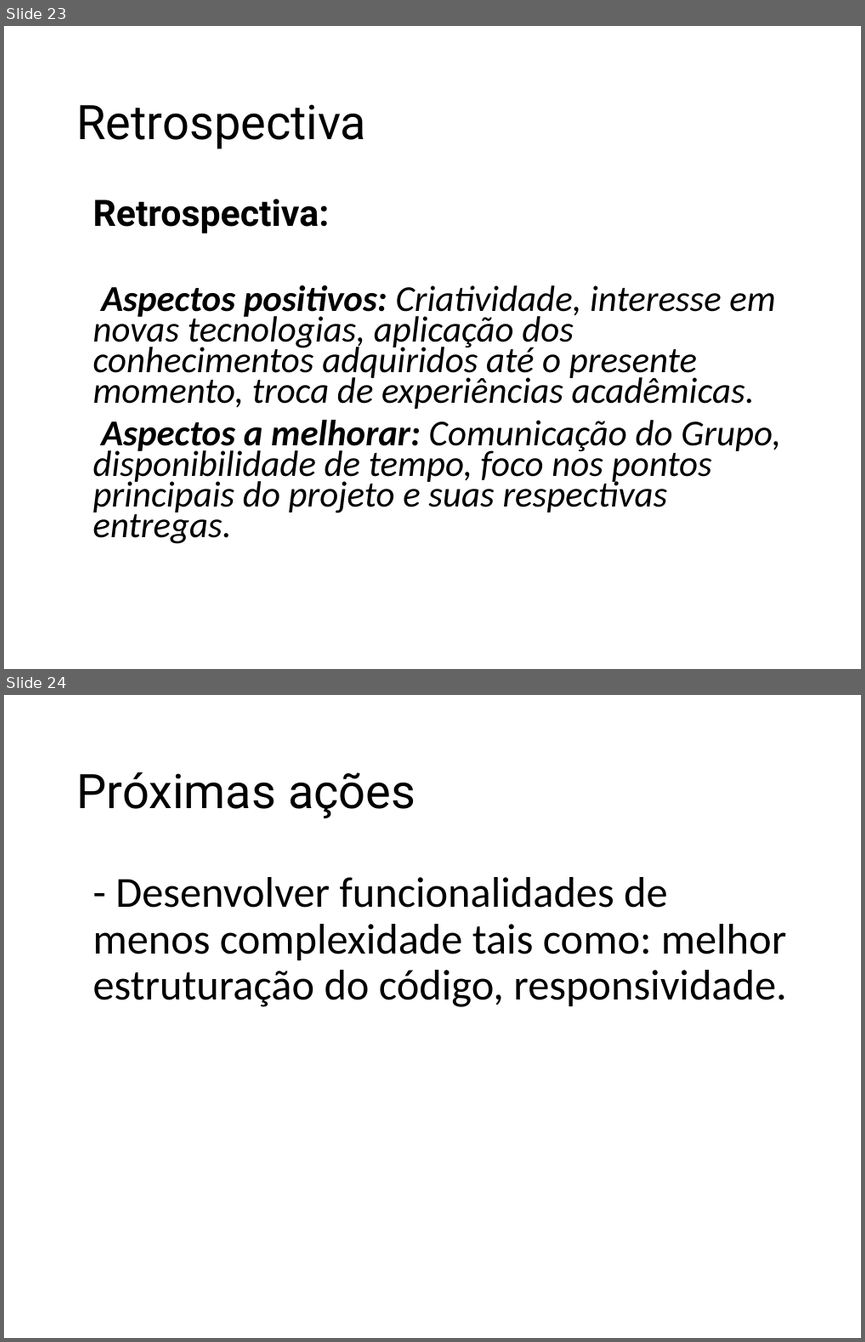
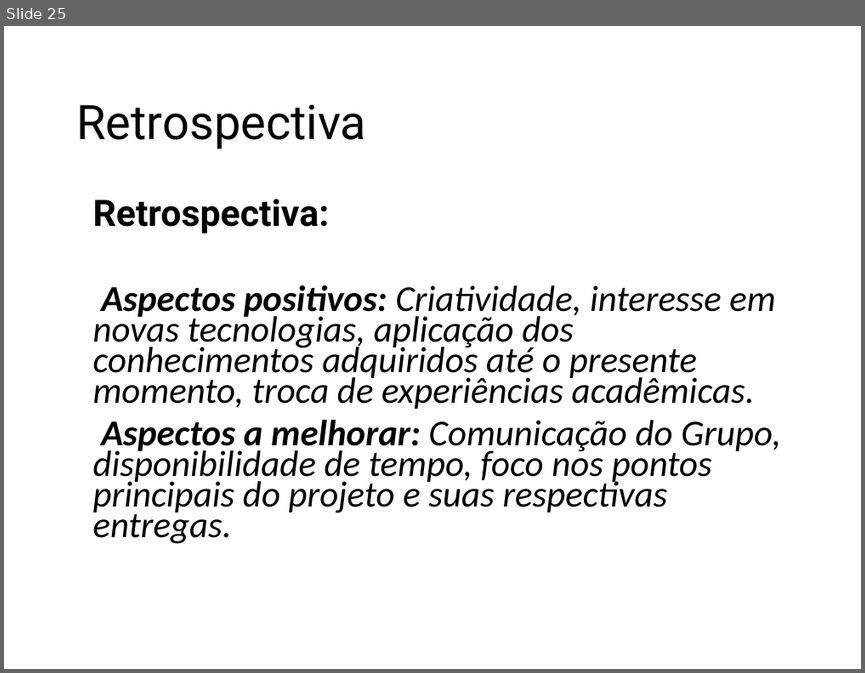
Before and after one commit to LeonDias1989/Kcal-Control, a slide deck: Kcal Control.pptx. Shown one above the other, each under a label of ours: slides 23 and 24 before the commit, slide 25 after it. The pictures are 865x1342 and 865x673 pixels, drawn with LibreOffice and Linux fonts; fonts in the diff are those of the drawing. Boxes give left, top, right and bottom in pixels: in the first picture for what was removed or moved away, otherwise in the second. Text is boxed around its words. In the diff, an @@ line names an element or a change of style, - is before the commit and + after.

```diff
--- a/Kcal Control.pptx
+++ b/Kcal Control.pptx
@@ slide 24 removed at bbox=[4, 695, 861, 1338], background #FFFFFF @@
@@ title removed at bbox=[76, 772, 415, 818] @@
-Próximas ações
@@ text removed at bbox=[93, 877, 787, 1007] @@
-- Desenvolver funcionalidades de menos complexidade tais como: melhor estruturação do código, responsividade.
@@ what was slide 23 is now slide 25 @@
```
Also in this commit, not shown: 1 slide changed, 2 slides added, 1 other file.
